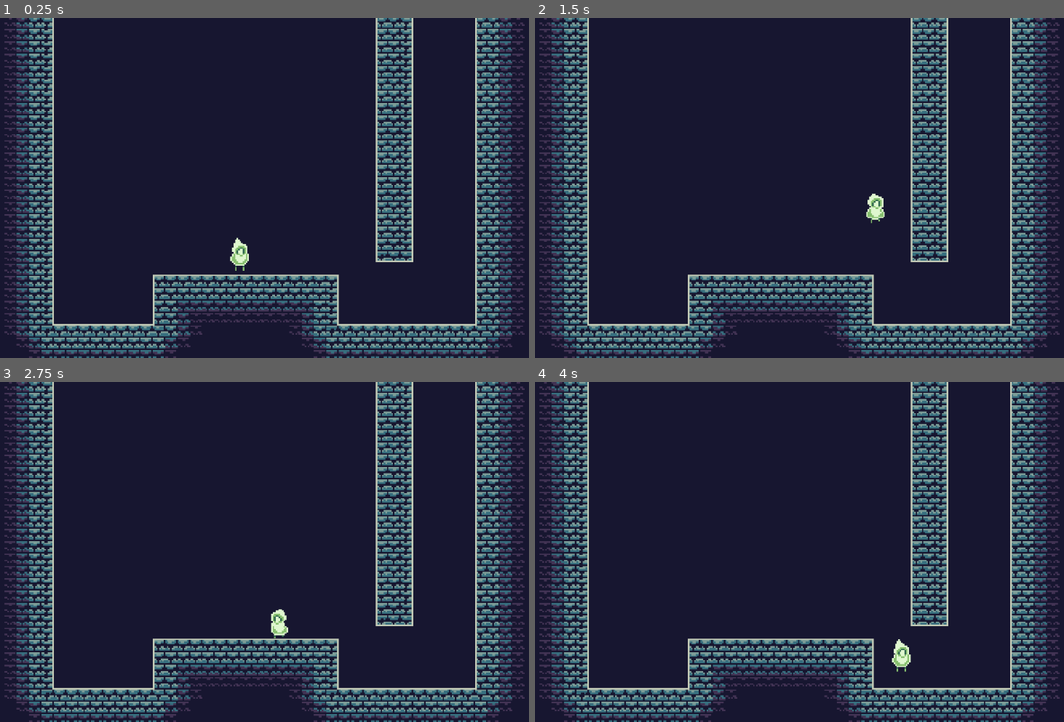
Above: before the commit, frames 1-4 (two rows, left to right).
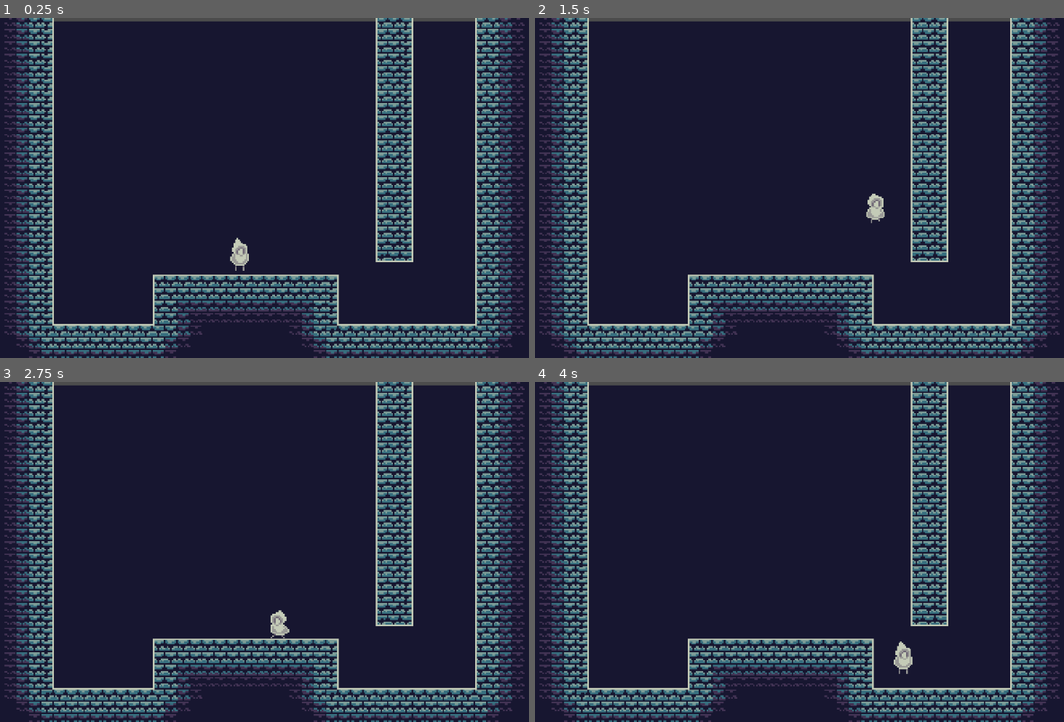
Above: after the commit, the same moments.

Repository: chrisjusto/WizardWoesComleteEdition
Game: Godot game, scene res://GameLevels/TestWorld.tscn
Same seed, same stepped clock (60 frames per second), same inputs: the game is played once before the commit and once after it.
Inputs:
- Up to frame 1 (0.25 s): no input
- Up to frame 2 (1.5 s): hold Space (jump) 0.53-1.28 s; hold D (right) from 0.53 s (still down); tap Space (jump) at 1.35 s
- Up to frame 3 (2.75 s): tap Space (jump) at 1.52, 1.82 s; release D (right) at 2.03 s; hold A (left) from 2.03 s (still down); hold Space (jump) from 2.03 s (still down)
- Up to frame 4 (4 s): release A (left) at 2.78 s; release Space (jump) at 2.78 s; hold D (right) from 2.78 s (still down); tap Space (jump) at 2.85, 3.02, 3.32 s; hold Space (jump) from 3.53 s (still down)

The runs differ from the first frame. In frame 1, 1.0% of the frame differs, in the area x 10-90%, y 0-75%; in frame 2, 1.0%; in frame 3, 1.0%; in frame 4, 1.0%, in the area x 10-90%, y 0-86%.

Commit message:
Physics update and code cleanup

Diff:
--- a/Game/Wizard/Actors/Player.tscn
+++ b/Game/Wizard/Actors/Player.tscn
@@ -90,6 +90,23 @@
 "values": [ 4, 5, 6, 7 ]
 }
 
+[sub_resource type="Animation" id=7]
+resource_name = "WallSlide"
+length = 0.5
+loop = true
+tracks/0/type = "value"
+tracks/0/path = NodePath("Sprite:frame")
+tracks/0/interp = 1
+tracks/0/loop_wrap = true
+tracks/0/imported = false
+tracks/0/enabled = true
+tracks/0/keys = {
+"times": PoolRealArray( 0 ),
+"transitions": PoolRealArray( 1 ),
+"update": 1,
+"values": [ 15 ]
+}
+
 [node name="Player" type="KinematicBody2D"]
 script = ExtResource( 2 )
 
@@ -97,7 +114,7 @@
 position = Vector2( 0, -8 )
 texture = ExtResource( 1 )
 hframes = 3
-vframes = 5
+vframes = 6
 
 [node name="CollisionShape2D" type="CollisionShape2D" parent="."]
 position = Vector2( 0, -1 )
@@ -109,7 +126,8 @@
 anims/JumpIdle = SubResource( 6 )
 anims/RESET = SubResource( 3 )
 anims/Run = SubResource( 4 )
+anims/WallSlide = SubResource( 7 )
 
 [node name="WallCheck" type="RayCast2D" parent="."]
 enabled = true
-cast_to = Vector2( 12, 0 )
+cast_to = Vector2( 8, 0 )
--- a/Game/Wizard/GameLevels/TestWorld.tscn
+++ b/Game/Wizard/GameLevels/TestWorld.tscn
@@ -5,6 +5,16 @@
 [ext_resource path="res://RawSpriteSheets/UpdatedCastleShee-1t.png" type="Texture" id=3]
 
 [node name="World" type="Node2D"]
+
+[node name="Sprite" type="Sprite" parent="."]
+position = Vector2( 16, -48 )
+scale = Vector2( 43, 2.25 )
+z_index = -1
+texture = ExtResource( 3 )
+hframes = 17
+__meta__ = {
+"_edit_group_": true
+}
 
 [node name="Player" parent="." instance=ExtResource( 2 )]
 z_index = 1
@@ -22,10 +32,3 @@
 current = true
 zoom = Vector2( 0.367, 0.367 )
 smoothing_enabled = true
-
-[node name="Sprite" type="Sprite" parent="."]
-position = Vector2( 20, -52 )
-scale = Vector2( 43, 2.25 )
-z_index = -1
-texture = ExtResource( 3 )
-hframes = 17
--- a/Game/Wizard/Scripts/Player.gd
+++ b/Game/Wizard/Scripts/Player.gd
@@ -5,23 +5,42 @@
 const gravity = 20
 const maxfallspeed = 200
 const maxspeed = 100
-const jumpvelocity = 300
 const jump = [450,400,350,320,290,250,200,150]
 const jumpend = 150
+const walljumpvelocityX = [300,290,245,220,220,200,200,0]
+const walljumpvelocityY = [500,450,400,320,290,250,200,150]
 #variables
 var motion = Vector2()
 var isright = true
 var jumpincrement = 0
 var canjump = true
 var activegravity = gravity
-
+var isonwall = false
+var wallslideinterval = 0
+var iswalljumping = false
+var walljumpincrement = 0
+var walljumpjustended = false
 onready var wallcheck = get_node("WallCheck")
 
 #Function to move the player left or right
 func Move(MaxSpeed, IsRight, Anim):
-	motion.x = lerp(motion.x,MaxSpeed,0.05)
-	isright = IsRight
-	$AnimationPlayer.play(Anim)
+	if is_on_floor():
+		isonwall = false
+		motion.x = lerp(motion.x,MaxSpeed,0.05)
+		isright = IsRight
+		$AnimationPlayer.play(Anim)
+	else:
+		if iswalljumping == false:
+			if isonwall == false:
+				if walljumpjustended == true:
+					motion.x = lerp(motion.x,MaxSpeed,0.7)
+					isright = IsRight
+					$AnimationPlayer.play(Anim)
+					walljumpjustended = false
+				else:
+					motion.x = lerp(motion.x,MaxSpeed,0.05)
+					isright = IsRight
+					$AnimationPlayer.play(Anim)
 
 #Functionto rotate the player sprite
 func RotateSprite (Direction):
@@ -35,52 +54,86 @@
 		isright = false
 
 #Function to call *Jump*
+func JumpInput():
+	motion.y = -jump[0]
+	jumpincrement = jumpincrement + 1
+	canjump = true
+
+#Function while activly jumping
 func Jump ():
-	if is_on_floor():
-		activegravity = gravity
-		if Input.is_action_just_pressed("jump"):
-			motion.y = -jump[0]
-			jumpincrement = jumpincrement + 1
-			canjump = true
+	if jumpincrement < 8:
+		motion.y = -jump[jumpincrement]
+		jumpincrement = jumpincrement + 1
 	else:
-		if canjump == true:
-				if Input.is_action_pressed("jump"):
-					if jumpincrement < 8:
-						motion.y = -jump[jumpincrement]
-						jumpincrement = jumpincrement + 1
-					else:
-						motion.y = -jumpend
-						canjump = false
-						jumpincrement = 0
-				else:
-					motion.y = -jumpend
-					canjump = false
-					jumpincrement = 0
-		else:
-			WallCheck()
-		if motion.y > 0:
-			$AnimationPlayer.play("FallIdle")
-		else:
-			$AnimationPlayer.play("JumpIdle")
+		JumpEnd()
 
+func JumpEnd():
+		motion.y = -jumpend
+		canjump = false
+		jumpincrement = 0
+
+func WallslideGravity():
+	motion.y = (activegravity/5)+wallslideinterval
+	wallslideinterval = wallslideinterval + 2
 func WallCheck ():
 	if wallcheck.is_colliding():
+		isonwall = true
+		$AnimationPlayer.play("WallSlide")
 		if motion.y > 0:
-			activegravity = gravity/10
 			if Input.is_action_just_pressed("jump"):
-				if isright == true:
-					motion.x = -200
-					motion.y = -300
-					activegravity = gravity
-					RotateSprite(false)
-				else:
-					motion.x = 200
-					motion.y = -300
-					activegravity =gravity
-					RotateSprite(true)
+				WallJumpInput(isright)
 	else:
 		activegravity=gravity
+		isonwall = false
+func WallJumpInput (Direction):
+	if Direction == true:
+		motion.x = walljumpvelocityX[0]
+		motion.y = -walljumpvelocityY[0]
+		RotateSprite(false)
+	else:
+		motion.x = -walljumpvelocityX[0]
+		motion.y = -walljumpvelocityY[0]
+		RotateSprite(true)
+	iswalljumping = true
+func WallJump (Direction):
+	walljumpincrement = walljumpincrement + 1
+	if walljumpincrement < 5:
+		if Direction == true:
+			motion.x = walljumpvelocityX[walljumpincrement]
+			motion.y = -walljumpvelocityY[walljumpincrement]
+		else:
+			motion.x = -walljumpvelocityX[walljumpincrement]
+			motion.y = -walljumpvelocityY[walljumpincrement]
+	else:
+		iswalljumping = false
+		walljumpincrement = 0
+		walljumpjustended = true
 
+func Gravity ():
+	#wallslide gravity or regular gravity
+	if isonwall == true:
+		if isright == true:
+			if Input.is_action_pressed("right"):
+				WallslideGravity()
+			else:
+				motion.y += activegravity
+		else:
+			if Input.is_action_pressed("left"):
+				WallslideGravity()
+			else:
+				motion.y += activegravity
+	else:
+		motion.y += activegravity
+		wallslideinterval = 0
+	#ensure we never fall faster than intended
+	if motion.y > maxfallspeed:
+		motion.y = maxfallspeed
+
+func AirAnimation():
+	if motion.y > 0:
+		$AnimationPlayer.play("FallIdle")
+	else:
+		$AnimationPlayer.play("JumpIdle")
 
 
 ####################BEGIN PLAY#############################
@@ -90,29 +143,44 @@
 #####################Event Tick#############################
 func _physics_process(delta):
 
-	#sets the gravity
-	motion.y += activegravity
+	#DO GRAVITY
+	Gravity()
 
-	#ensures gravity doesnt infinitly increase
-	if motion.y > maxfallspeed:
-		motion.y = maxfallspeed
-
-	#rotate the sprite
-	RotateSprite(isright)
-
-	#clamps movement
-	motion.x = clamp(motion.x,-maxspeed,maxspeed)
-
-	#If Moveinput is pressed call move
+	#movement
 	if Input.is_action_pressed("right"):
 		Move(maxspeed, true, "Run")
 	elif Input.is_action_pressed("left"):
 		Move(-maxspeed, false, "Run")
 	else:
-		motion.x = lerp(motion.x,0,0.2)
-		$AnimationPlayer.play("Idle")
+		if is_on_floor():
+			motion.x = lerp(motion.x,0,0.2)
+			$AnimationPlayer.play("Idle")
+		else:
+			motion.x = lerp(motion.x,0,0.1)
 
-	Jump()
+	if is_on_floor():
+		RotateSprite(isright)
+		motion.x = clamp(motion.x,-maxspeed,maxspeed)
+		if Input.is_action_just_pressed("jump"):
+			JumpInput()
+	else:
+		AirAnimation()
+		if canjump == false:
+			if iswalljumping == false:
+				WallCheck()
+			else:
+				WallJump(isright)
+		else:
+			if iswalljumping == false:
+				if Input.is_action_pressed("jump"):
+					Jump()
+				else:
+					JumpEnd()
+
+	#If Moveinput is pressed call move
+
+
+	#end of tick
 
 	motion = move_and_slide (motion,up)
 
--- /dev/null
+++ b/Game/Wizard/Scripts/PlayerV2.gd
@@ -0,0 +1,48 @@
+extends KinematicBody2D
+
+#constants
+const up = Vector2(0, -1)
+const gravity = 20
+const maxfallspeed = 200
+const maxspeed = 100
+const jump = [450,400,350,320,290,250,200,150]
+const jumpend = 150
+const walljumpvelocity = Vector2(800,800)
+#variables
+var motion = Vector2()
+var isright = true
+var jumpincrement = 0
+var canjump = true
+var activegravity = gravity
+var isonwall = false
+var wallslideinterval = 0
+var iswalljumping = false
+onready var wallcheck = get_node("WallCheck")
+
+
+func _ready():
+	pass # Replace with function body.
+
+func RotateSprite(Direction):
+	if Direction == true:
+		$Sprite.scale.x = 1
+		wallcheck.scale.x=1
+		isright = true
+	else:
+		$Sprite.scale.x = -1
+		wallcheck.scale.x= -1
+		isright = false
+
+func Gravity():
+	pass
+
+func
+
+
+func _physics_process(delta):
+	Gravity()
+
+	if is_on_floor():
+		RotateSprite(isright)
+		if Input.is_action_just_pressed("jump"):
+			JumpInput()
Not shown: 1 places in Game/Wizard/Actors/Player.tscn that only renumber resources
Binary file changed: Game/Wizard/RawSpriteSheets/MageSpriteTest.png
